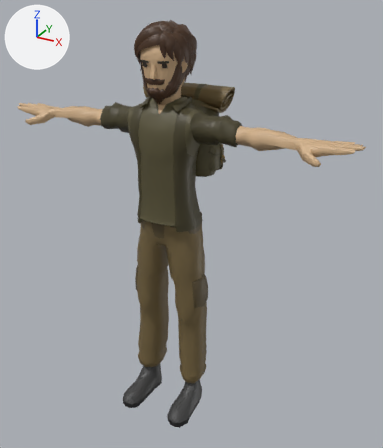
A saved change to the glTF model scripts/splat/common/src/main/resources/model_op-ranger.glb.
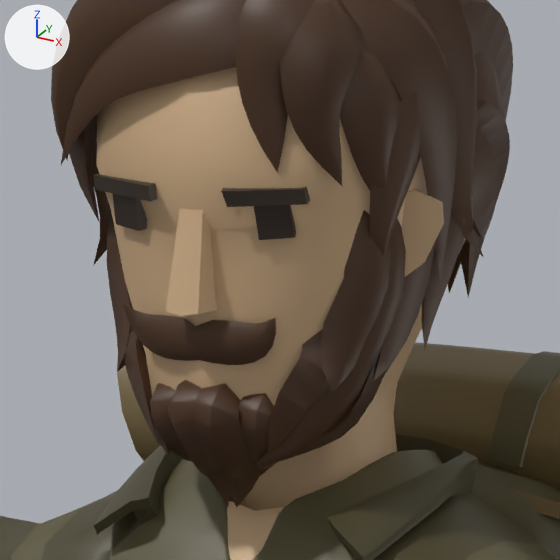
There are two pictures of each version: one whole from a 50 mm lens placed at (1.181, -1.994, 1.963), pointed at (0.065, 0.035, 0.949), one close up on the part from 33% to 53% of the width and 8% to 25% of the height. Lighting does not change. The marker at upper left points along +X, +Y and +Z. The older version's two pictures come first. Vertices at exactly the same position are counted once.

Objects in the first close-up: 'Adventurer_Body', 'Adventurer_Head', 'Backpack'.
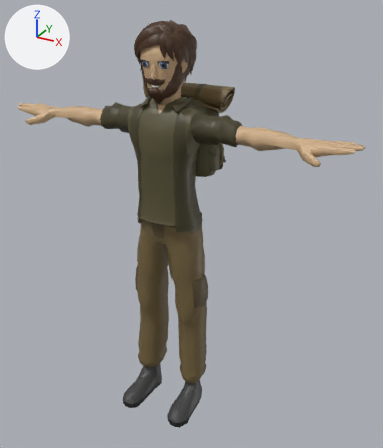
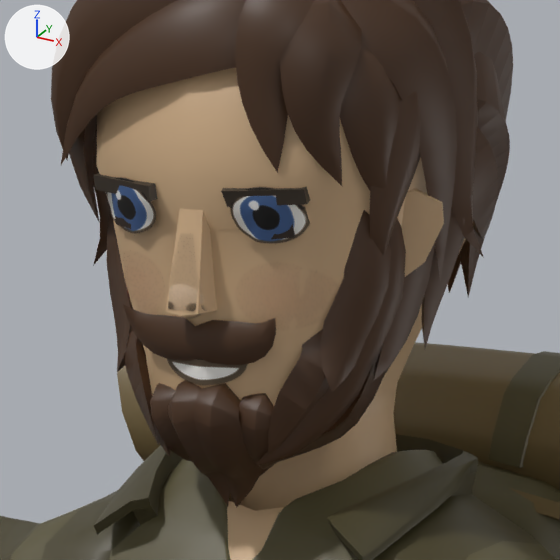
Boxes [x1, y1, x2, y2] around the edits, measured in the close-ups (560 x 560 px):
```json
{"part": 1, "of": "me_cube_039", "change": "added", "after": [106, 177, 310, 385]}
```

The change, as JSON lines over the scene's bpy script:
```json
{"op": "add", "block": "img_image_0", "code": ["img_image_0 = load_image('Image_0', '_unpacked/Image_0', 256, 256, 'sRGB')"]}
{"op": "add", "block": "mat_face", "code": ["mat_face = principled_material('Face')", "mat_face.texture = img_image_0  # with its transparency", "mat_face.roughness = 0.6"]}
{"block": "me_cube_039", "where": "# used by ob_adventurer_head; location = (0.0, 0.0, 0.0)"}
{"op": "remove", "block": "me_cube_039", "code": "me_cube_039.from_pydata(...)  # 1944 vertices, 3620 faces; spans x -0.108..0.112, y -0.175..0.094, z 1.442..1.856"}
{"op": "add", "block": "me_cube_039", "code": "me_cube_039.from_pydata(...)  # 2301 vertices, 4260 faces; spans x -0.108..0.112, y -0.176..0.094, z 1.442..1.856"}
{"block": "me_cube_039", "change": "me_cube_039 part 1: a new loose piece of 357 vertices spanning x -0.078..0.078, y -0.176..-0.083, z 1.585..1.731, in mat_face (picture img_image_0)"}
{"op": "add", "block": "me_cube_039", "code": "me_cube_039.materials.append(mat_face)  # picture img_image_0"}
```
